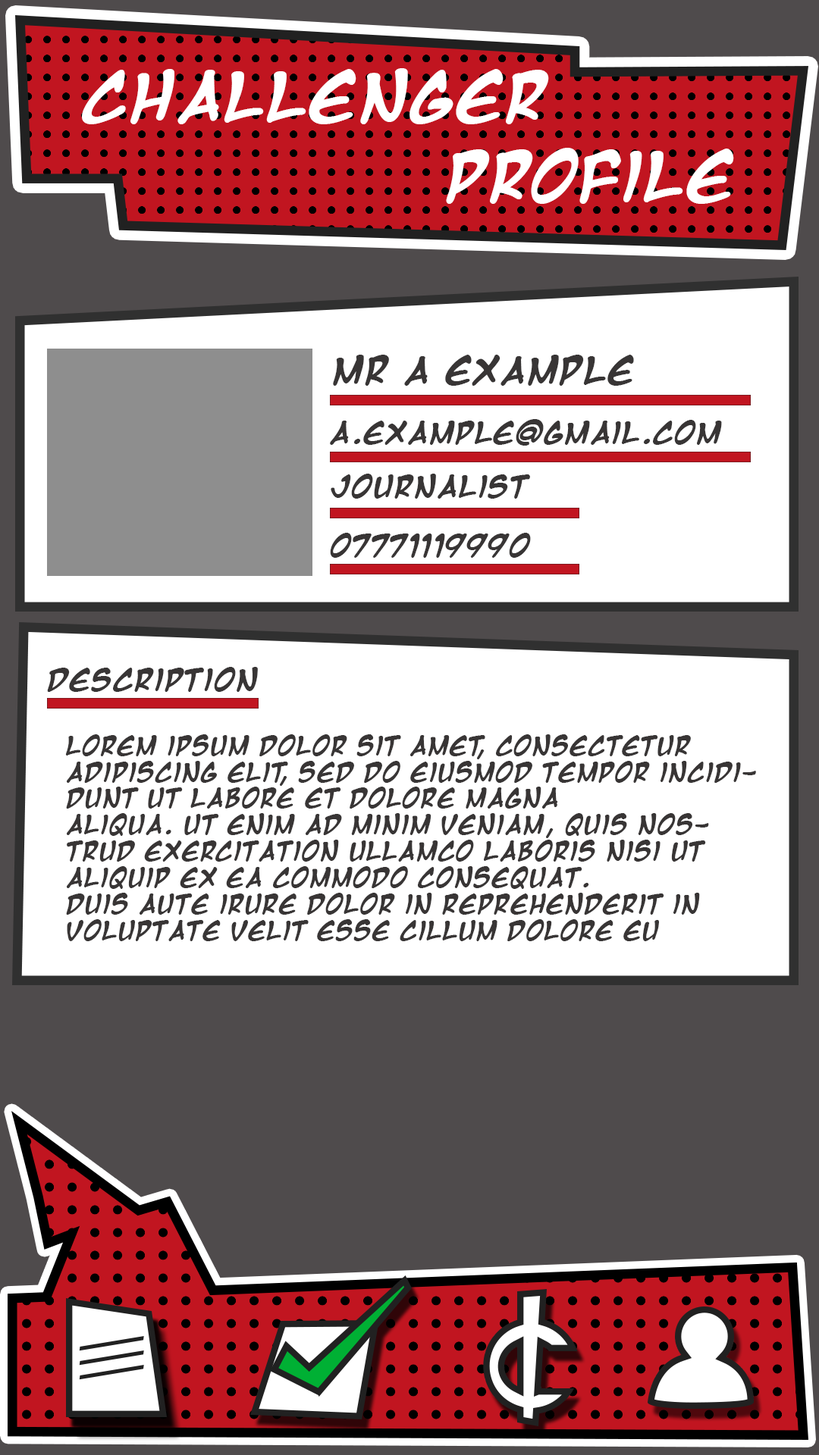
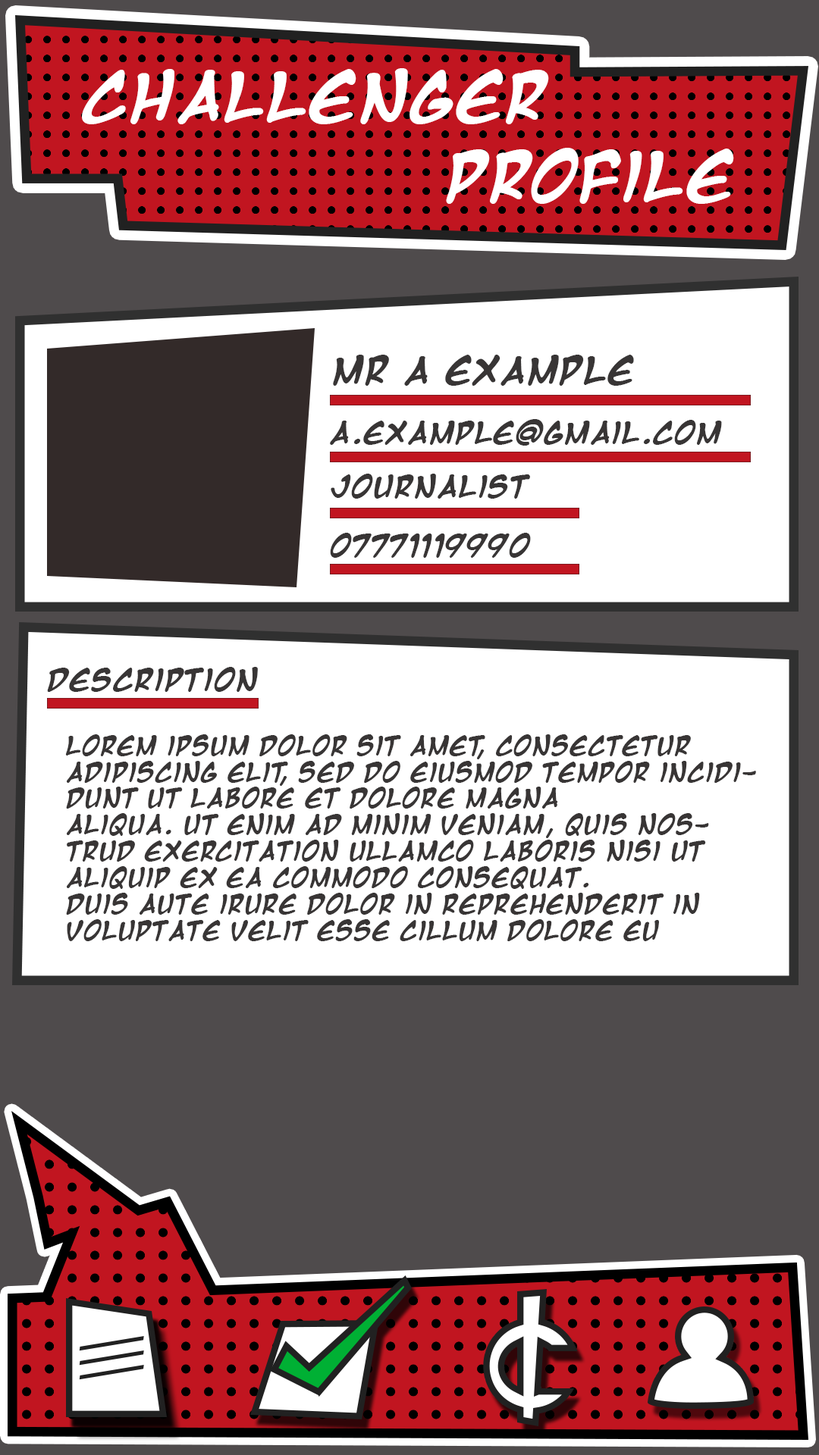
Comparing the layer stacks of the two (819, 1455) images. Changes:
painted on "Picture" over [46, 328, 315, 588]
